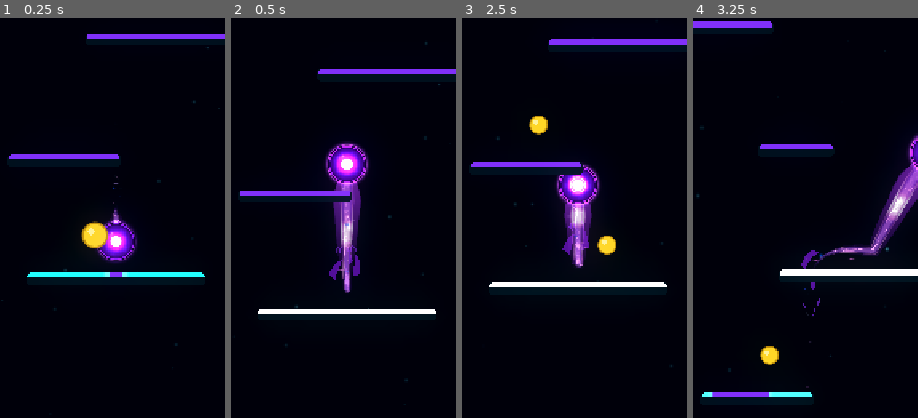
Above: before the commit, frames 1-4 (left to right).
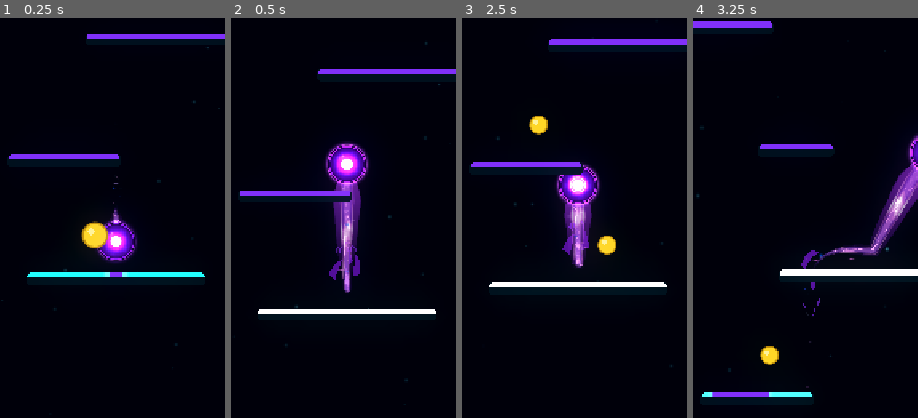
Above: after the commit, the same moments.

Repository: Kryodo/TowerJump
Game: Godot game, scene res://scenes/main.tscn
The game is run twice, just before and just after one commit, with the same random seed, the same clock (stepped at 60 frames per second) and the same inputs.
Inputs (mouse positions are % of the whole screen's width and height, from its top left):
- Up to frame 1 (0.25 s): no input
- Up to frame 2 (0.5 s): no input
- Up to frame 3 (2.5 s): move the mouse to (72, 45) at 0.52 s; hold Right (ui_right) 0.53-1.25 s; click (72, 45) at 0.67 s; drag from (30, 55) to (47, 31) at 1.27 s; click "Nochmal spielen" at 2 s
- Up to frame 4 (3.25 s): move the mouse to (60, 28) at 2.77 s; hold Right (ui_right) from 2.78 s (still down)
The pictures show only the part of the screen within x 24-74%, y 25-75%; the shares and areas given below are measured in that part.

Frame 1 is identical in both runs. In frame 2, 0.2% of the frame differs, in the area x 48-55%, y 50-58%; in frame 3, 0.2%; in frame 4, 0.3%, in the area x 87-97%, y 43-50%.

Commit message:
Add wandering reverse flash to inner energy

Diff:
--- a/scenes/ball_trail_energy.gdshader
+++ b/scenes/ball_trail_energy.gdshader
@@ -207,24 +207,34 @@
 		1.0 - smoothstep(0.022, 0.105, abs(uv.x - pulse_progress))
 	) * pulse_gate;
 	float travelling_pulse = pulse_band * pulse_strength * trail_fade;
-	// The contact discharge moves through the first ~58% of the stream.
-	// A soft wake gives it flow without turning it into a second full pulse.
+	// On landing, a quick energy front sweeps from the tail (uv.x = 1)
+	// back toward the orb (uv.x = 0). A slight cross-stream warp makes the
+	// flash wander through the turbulent plasma rather than scan like a ruler.
+	float landing_front_wander = (
+		0.018 * sin(uv.y * 8.0 + time * 4.2)
+		+ 0.009 * sin(uv.y * 15.0 - time * 5.7)
+	);
+	float landing_front_center = clamp(landing_kick_progress + landing_front_wander, 0.0, 1.0);
 	float landing_kick_gate = step(0.0, landing_kick_progress);
-	float landing_kick_front = 1.0 - smoothstep(0.025, 0.095, abs(uv.x - landing_kick_progress));
+	float landing_kick_front = 1.0 - smoothstep(
+		0.018,
+		0.075,
+		abs(uv.x - landing_front_center)
+	);
 	float landing_kick_wake = (
-		1.0 - smoothstep(0.0, 0.18, max(landing_kick_progress - uv.x, 0.0))
+		1.0 - smoothstep(0.0, 0.23, max(uv.x - landing_kick_progress, 0.0))
 	) * (
-		1.0 - smoothstep(0.0, 0.09, max(uv.x - landing_kick_progress, 0.0))
+		1.0 - smoothstep(0.0, 0.08, max(landing_kick_progress - uv.x, 0.0))
 	);
 	float landing_head_kick = landing_kick_strength
-		* max(landing_kick_front, landing_kick_wake * 0.30)
+		* max(landing_kick_front, landing_kick_wake * 0.24)
 		* landing_kick_gate
 		* trail_fade;
 	float pulse_edge = travelling_pulse * smoothstep(0.42, 0.82, edge_distance);
 	// Landing flash stays in the head of the ribbon rather than moving across it.
 	edge_strength = max(edge_strength, pulse_edge * 0.95);
 	energy = max(energy, edge_strength * 0.42);
-	energy = min(energy + travelling_pulse * 0.46 + landing_head_kick * 0.28, 2.0);
+	energy = min(energy + travelling_pulse * 0.46 + landing_head_kick * 0.23, 2.0);
 
 
 	// Palette-matched energy stream: saturated blue or rich violet.
@@ -259,7 +269,7 @@
 	// Additive HDR accents stay subtle at rest but flare briefly as the pulse passes.
 	final_color += edge_color * edge_strength * 0.43;
 	final_color += edge_color * travelling_pulse * 0.30;
-	final_color += landing_kick_color * landing_head_kick * 0.32;
+	final_color += landing_kick_color * landing_head_kick * 0.24;
 
 	COLOR = vec4(
 		final_color,
